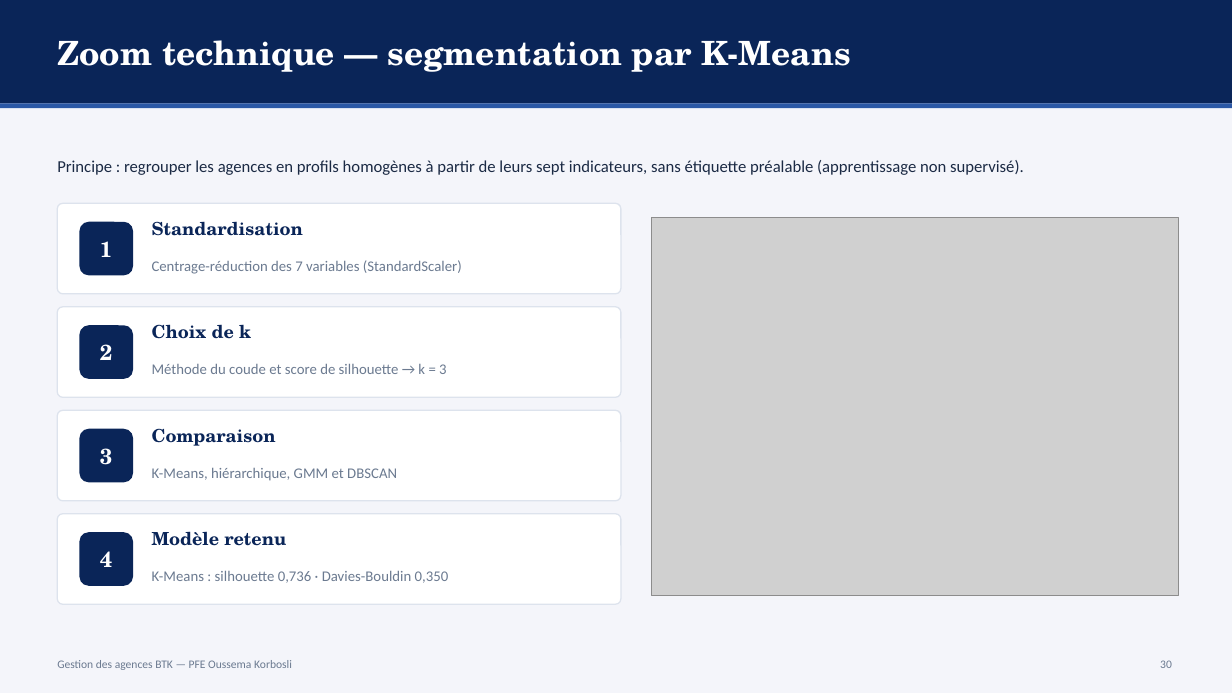
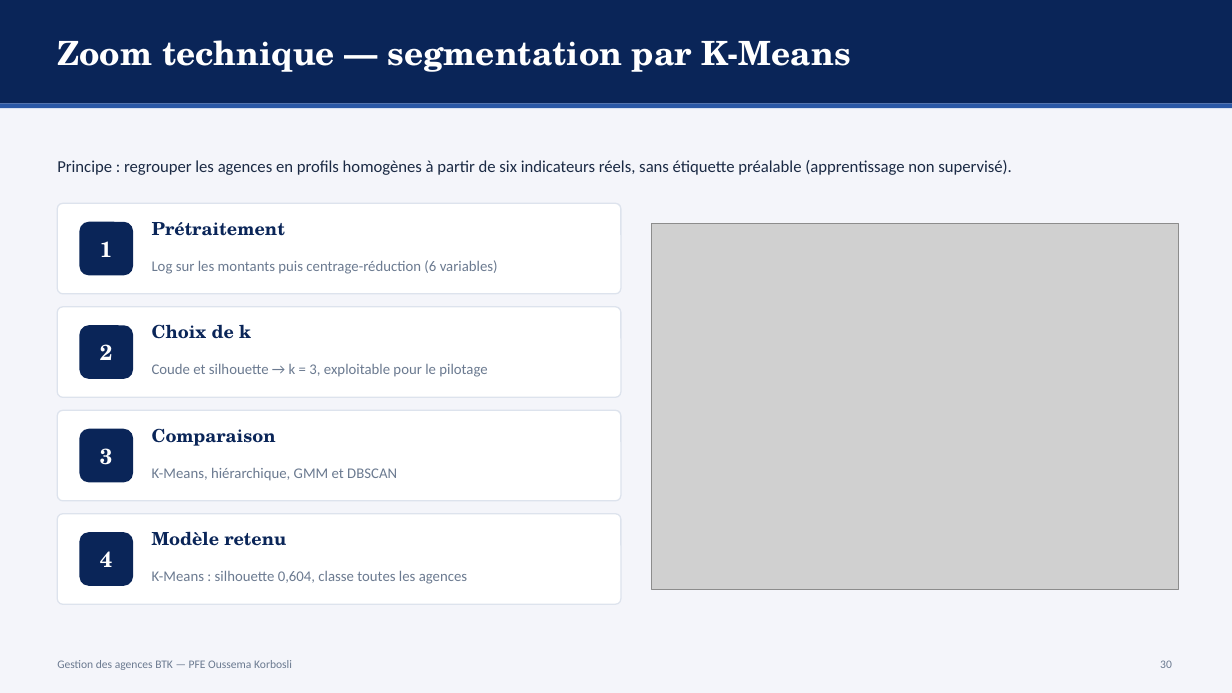
Before and after one commit to ZizouX0/oussema_korbosli, a slide deck: slide 30 of presentation/Soutenance_PFE_Oussema_Korbosli.pptx. Drawn at 1232x693 pixels with LibreOffice and Linux fonts; fonts in the diff are those of the drawing; grey boxes stand for pictures. Boxes give left, top, right and bottom in pixels: in the first picture for what was removed or moved away, otherwise in the second. Text is boxed around its words. In the diff, an @@ line names an element or a change of style, - is before the commit and + after.

```diff
--- a/presentation/Soutenance_PFE_Oussema_Korbosli.pptx
+++ b/presentation/Soutenance_PFE_Oussema_Korbosli.pptx
@@ text at <box>57,160,1012,175</box>: text changed @@
-Principe : regrouper les agences en profils homogènes à partir de leurs sept indicateurs, sans étiquette préalable (apprentissage non supervisé).
+Principe : regrouper les agences en profils homogènes à partir de six indicateurs réels, sans étiquette préalable (apprentissage non supervisé).
@@ text at <box>152,222,285,236</box>: text changed @@
-Standardisation
+Prétraitement
@@ picture: place and size @@
-picture at <box>652,217,1178,596</box>
+picture at <box>652,224,1178,589</box>
@@ text at <box>152,260,498,274</box>: text changed @@
-Centrage-réduction des 7 variables (StandardScaler)
+Log sur les montants puis centrage-réduction (6 variables)
@@ text at <box>152,364,487,377</box>: text changed @@
-Méthode du coude et score de silhouette → k = 3
+Coude et silhouette → k = 3, exploitable pour le pilotage
@@ text at <box>152,571,467,584</box>: text changed @@
-K-Means : silhouette 0,736 · Davies-Bouldin 0,350
+K-Means : silhouette 0,604, classe toutes les agences
```
Also in this commit, not shown: 1 other slide changed.
